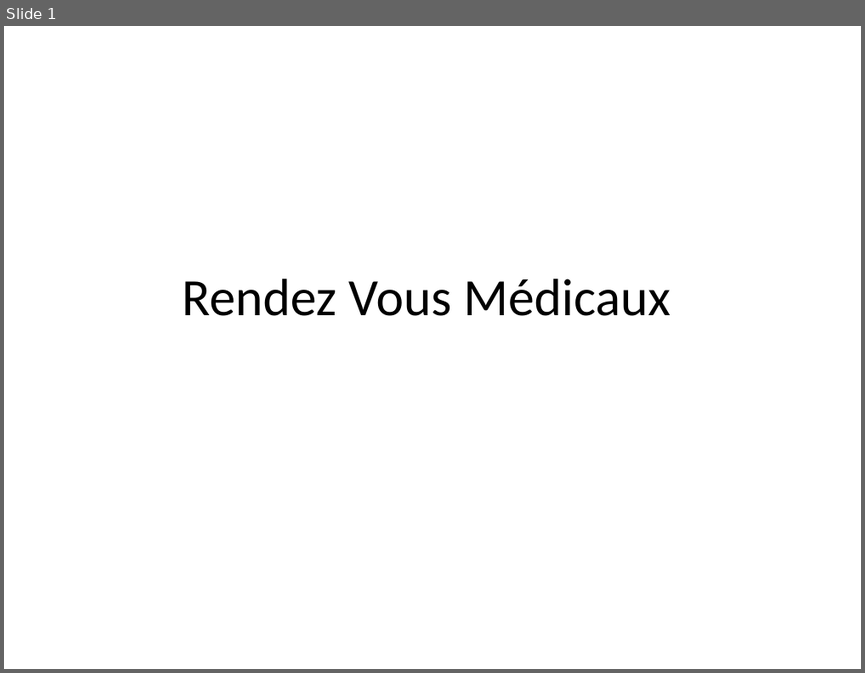
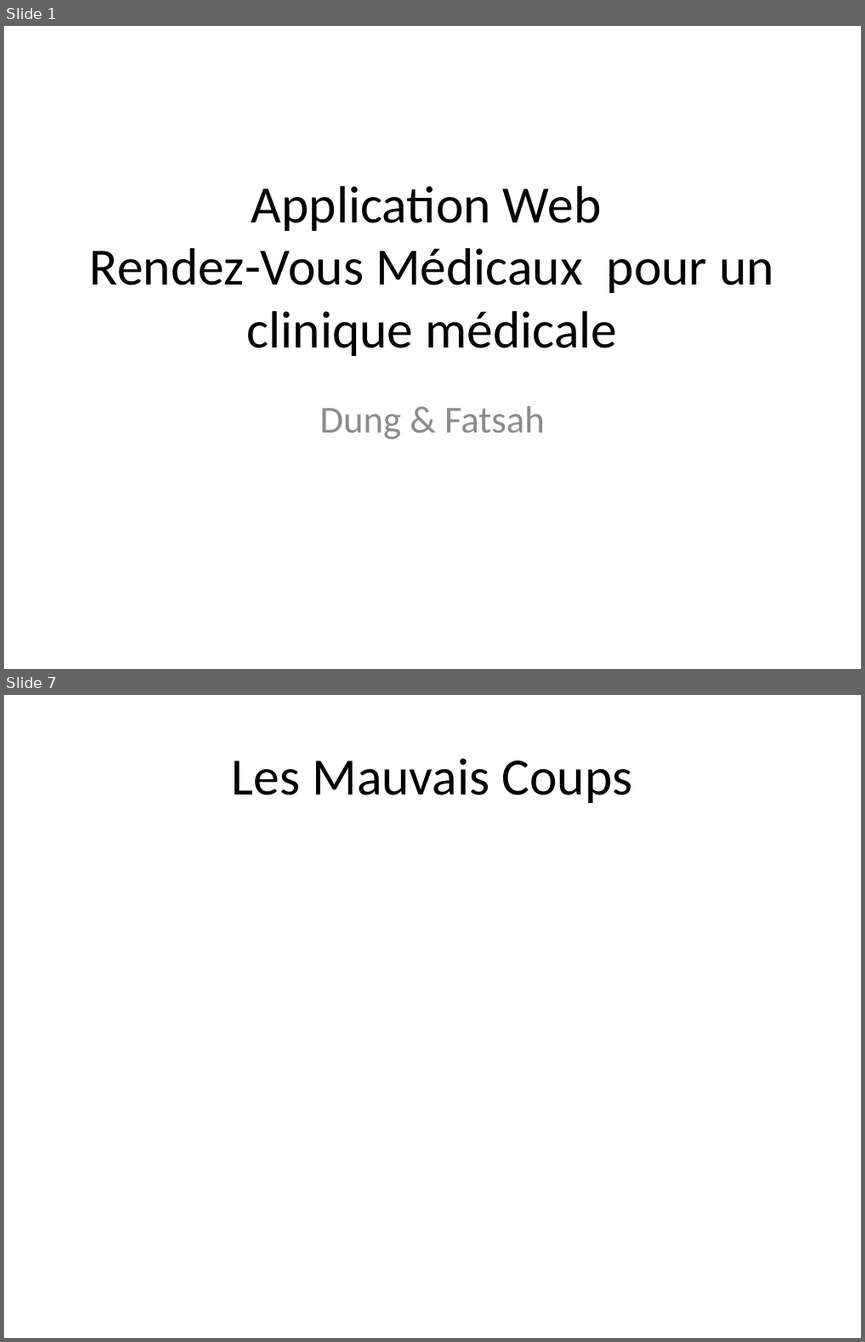
Before and after one commit to onlyad9/CBdeB_S5_PRJ_Demo, a slide deck: RendezVousMédicaux.pptx. Shown one above the other, each under a label of ours: slide 1 before the commit, slides 1 and 7 after it; the slides between them are not shown. The pictures are 865x673 and 865x1342 pixels, drawn with LibreOffice and Linux fonts; fonts in the diff are those of the drawing. Boxes give left, top, right and bottom in pixels: in the first picture for what was removed or moved away, otherwise in the second. Text is boxed around its words. In the diff, an @@ line names an element or a change of style, - is before the commit and + after.

```diff
--- a/RendezVousMédicaux.pptx
+++ b/RendezVousMédicaux.pptx
@@ slide 7 added at [4, 695, 861, 1338], background #FFFFFF @@
@@ title added at [232, 758, 632, 803], 44 pt, text #000000 @@
+Les Mauvais Coups
@@ slide 1 changed as well @@
@@ title at [90, 186, 774, 356]: text changed @@
-Rendez Vous Médicaux
+Application Web
+Rendez-Vous Médicaux pour un clinique médicale
@@ subtitle added at [320, 406, 545, 439], 32 pt, text #8C8C8C @@
+Dung & Fatsah
```
Also in this commit, not shown: 9 other slides added, 4 other files.
